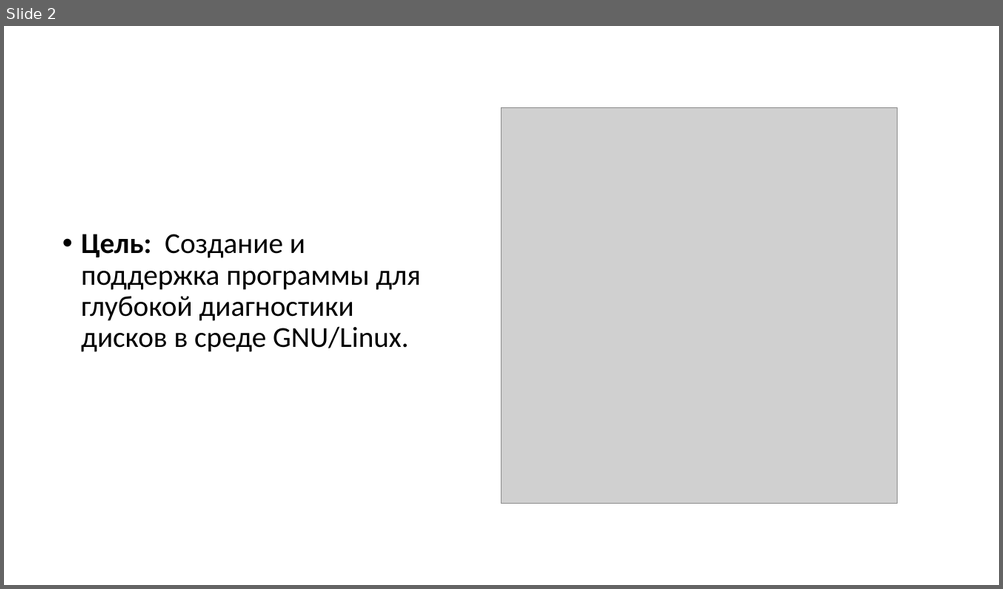
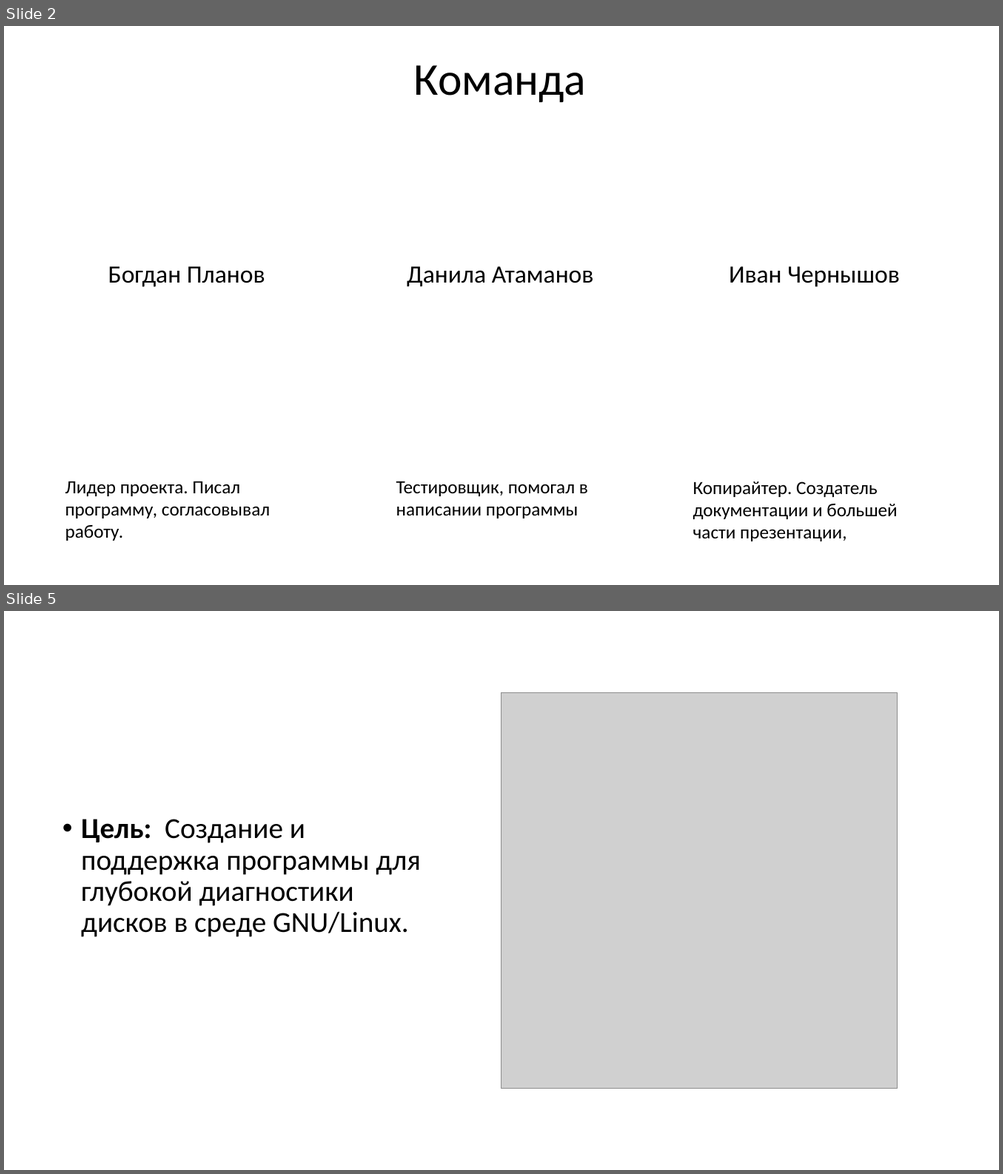
Before and after one commit to Arbuzz33/PDD, a slide deck: docs/PDD.pptx. Shown one above the other, each under a label of ours: slide 2 before the commit, slides 2 and 5 after it; the slides between them are not shown. The pictures are 1003x589 and 1003x1174 pixels, drawn with LibreOffice and Linux fonts; fonts in the diff are those of the drawing; grey boxes stand for pictures. Boxes give left, top, right and bottom in pixels: in the first picture for what was removed or moved away, otherwise in the second. Text is boxed around its words. In the diff, an @@ line names an element or a change of style, - is before the commit and + after.

```diff
--- a/docs/PDD.pptx
+++ b/docs/PDD.pptx
@@ slide 2 added at (x1=4, y1=26, x2=999, y2=585), background #FFFFFF @@
@@ title added at (x1=414, y1=65, x2=586, y2=102), 44 pt, text #000000 @@
+Команда
@@ text added at (x1=108, y1=266, x2=265, y2=287), 24 pt, text #000000 @@
+Богдан Планов
@@ text added at (x1=407, y1=266, x2=594, y2=287), 24 pt, text #000000 @@
+Данила Атаманов
@@ text added at (x1=728, y1=266, x2=899, y2=287), 24 pt, text #000000 @@
+Иван Чернышов
@@ text added at (x1=65, y1=481, x2=270, y2=541), 18 pt, text #000000 @@
+Лидер проекта. Писал программу, согласовывал работу.
@@ text added at (x1=396, y1=481, x2=588, y2=519), 18 pt, text #000000 @@
+Тестировщик, помогал в написании программы
@@ text added at (x1=693, y1=482, x2=896, y2=542), 18 pt, text #000000 @@
+Копирайтер. Создатель документации и большей части презентации,
@@ what was slide 2 is now slide 5 @@
```
Also in this commit, not shown: 3 slides changed, 4 other slides added, 5 slides removed, 1 other file.
